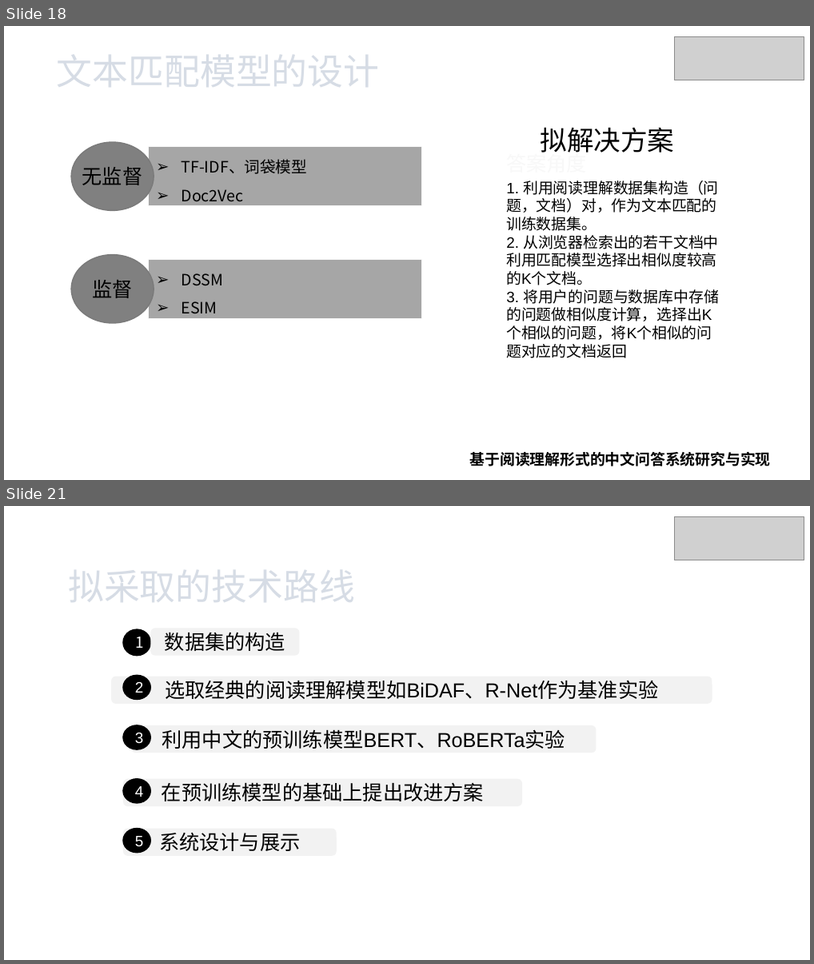
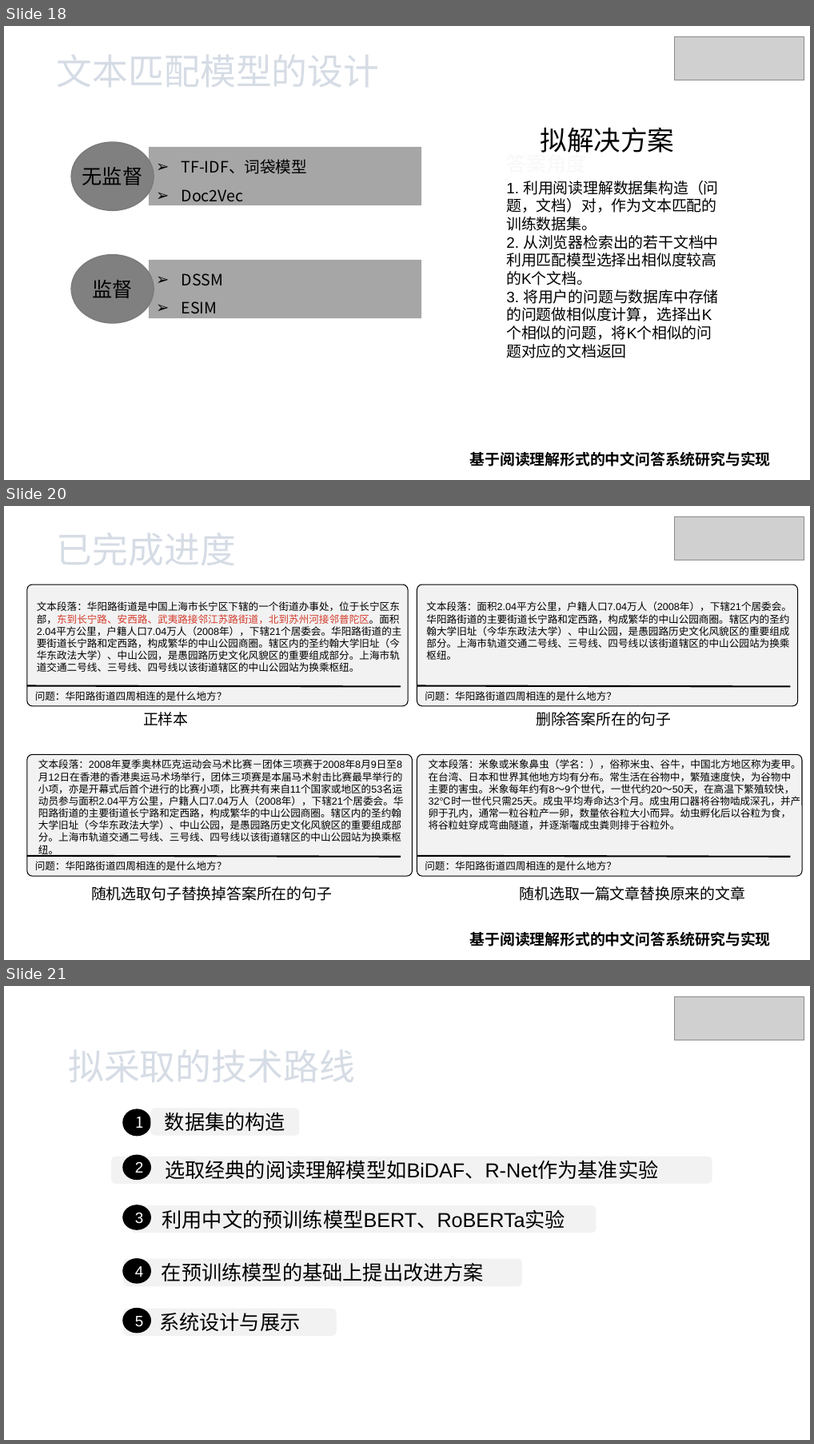
Before and after one commit to xhsun1997/ChineseMRC, a slide deck: 孙相会.pptx. Shown one above the other, each under a label of ours: slides 18 and 21 before the commit, slides 18, 20 and 21 after it; the slides between them are not shown. The pictures are 814x964 and 814x1444 pixels, drawn with LibreOffice and Linux fonts; fonts in the diff are those of the drawing; grey boxes stand for pictures; background and template pictures are left out. Boxes give left, top, right and bottom in pixels: in the first picture for what was removed or moved away, otherwise in the second. Text is boxed around its words. In the diff, an @@ line names an element or a change of style, - is before the commit and + after.

```diff
--- a/孙相会.pptx
+++ b/孙相会.pptx
@@ slide 20 added at <box>4,506,810,960</box>, background picture (left out) @@
@@ picture added at <box>675,516,804,560</box> @@
@@ text added at <box>57,533,236,565</box>, 32 pt, text pattern #44546A on #D6DCE5 @@
+已完成进度
@@ rounded rectangle added at <box>27,584,408,706</box>, fill #F2F2F2, outline #000000 0.75 pt @@
@@ text added at <box>37,601,402,672</box>, 9 pt, text #000000 @@
+文本段落：华阳路街道是中国上海市长宁区下辖的一个街道办事处，位于长宁区东部，东到长宁路、安西路、武夷路接邻江苏路街道，北到苏州河接邻普陀区。面积2.04平方公里，户籍人口7.04万人（2008年），下辖21个居委会。华阳路街道的主要街道长宁路和定西路，构成繁华的中山公园商圈。辖区内的圣约翰大学旧址（今华东政法大学）、中山公园，是愚园路历史文化风貌区的重要组成部分。上海市轨道交通二号线、三号线、四号线以该街道辖区的中山公园站为换乘枢纽。
@@ rounded rectangle added at <box>417,584,798,706</box>, fill #F2F2F2, outline #000000 0.75 pt @@
@@ text added at <box>426,601,792,660</box>, 9 pt, text #000000 @@
+文本段落：面积2.04平方公里，户籍人口7.04万人（2008年），下辖21个居委会。华阳路街道的主要街道长宁路和定西路，构成繁华的中山公园商圈。辖区内的圣约翰大学旧址（今华东政法大学）、中山公园，是愚园路历史文化风貌区的重要组成部分。上海市轨道交通二号线、三号线、四号线以该街道辖区的中山公园站为换乘枢纽。
@@ line added from (27, 686) to (401, 687), #000000 1.5 pt @@
@@ text added at <box>35,691,227,700</box>, 9 pt, text #000000 @@
+问题：华阳路街道四周相连的是什么地方？
@@ line added from (417, 686) to (791, 687), #000000 1.5 pt @@
@@ text added at <box>425,691,617,700</box>, 9 pt, text #000000 @@
+问题：华阳路街道四周相连的是什么地方？
@@ text added at <box>143,712,188,726</box>, 13.5 pt, text #000000 @@
+正样本
@@ text added at <box>536,712,671,726</box>, 13.5 pt, text #000000 @@
+删除答案所在的句子
@@ rounded rectangle added at <box>27,754,413,876</box>, fill #F2F2F2, outline #000000 0.75 pt @@
@@ text added at <box>38,759,404,856</box>, 9 pt, text #000000 @@
+文本段落：2008年夏季奥林匹克运动会马术比赛－团体三项赛于2008年8月9日至8月12日在香港的香港奥运马术场举行，团体三项赛是本届马术射击比赛最早举行的小项，亦是开幕式后首个进行的比赛小项，比赛共有来自11个国家或地区的53名运动员参与面积2.04平方公里，户籍人口7.04万人（2008年），下辖21个居委会。华阳路街道的主要街道长宁路和定西路，构成繁华的中山公园商圈。辖区内的圣约翰大学旧址（今华东政法大学）、中山公园，是愚园路历史文化风貌区的重要组成部分。上海市轨道交通二号线、三号线、四号线以该街道辖区的中山公园站为换乘枢纽。
@@ rounded rectangle added at <box>417,754,802,876</box>, fill #F2F2F2, outline #000000 0.75 pt @@
@@ text added at <box>429,757,802,829</box>, 9 pt, text #000000 @@
+文本段落：米象或米象鼻虫（学名：），俗称米虫、谷牛，中国北方地区称为麦甲。在台湾、日本和世界其他地方均有分布。常生活在谷物中，繁殖速度快，为谷物中主要的害虫。米象每年约有8～9个世代，一世代约20～50天，在高温下繁殖较快，32℃时一世代只需25天。成虫平均寿命达3个月。成虫用口器将谷物啮成深孔，并产卵于孔内，通常一粒谷粒产一卵，数量依谷粒大小而异。幼虫孵化后以谷粒为食，将谷粒蛀穿成弯曲隧道，并逐渐囓成虫粪则排于谷粒外。
@@ line added from (27, 855) to (401, 856), #000000 1.5 pt @@
@@ text added at <box>35,860,227,870</box>, 9 pt, text #000000 @@
+问题：华阳路街道四周相连的是什么地方？
@@ line added from (417, 855) to (791, 856), #000000 1.5 pt @@
@@ text added at <box>425,860,617,870</box>, 9 pt, text #000000 @@
+问题：华阳路街道四周相连的是什么地方？
@@ text added at <box>91,886,332,900</box>, 13.5 pt, text #000000 @@
+随机选取句子替换掉答案所在的句子
@@ text added at <box>520,886,746,900</box>, 13.5 pt, text #000000 @@
+随机选取一篇文章替换原来的文章
@@ text added at <box>470,932,771,946</box>, 13.5 pt, text #000000, bold @@
+基于阅读理解形式的中文问答系统研究与实现
```
Also in this commit, not shown: 2 slides changed, 1 slide removed, 23 other files.
